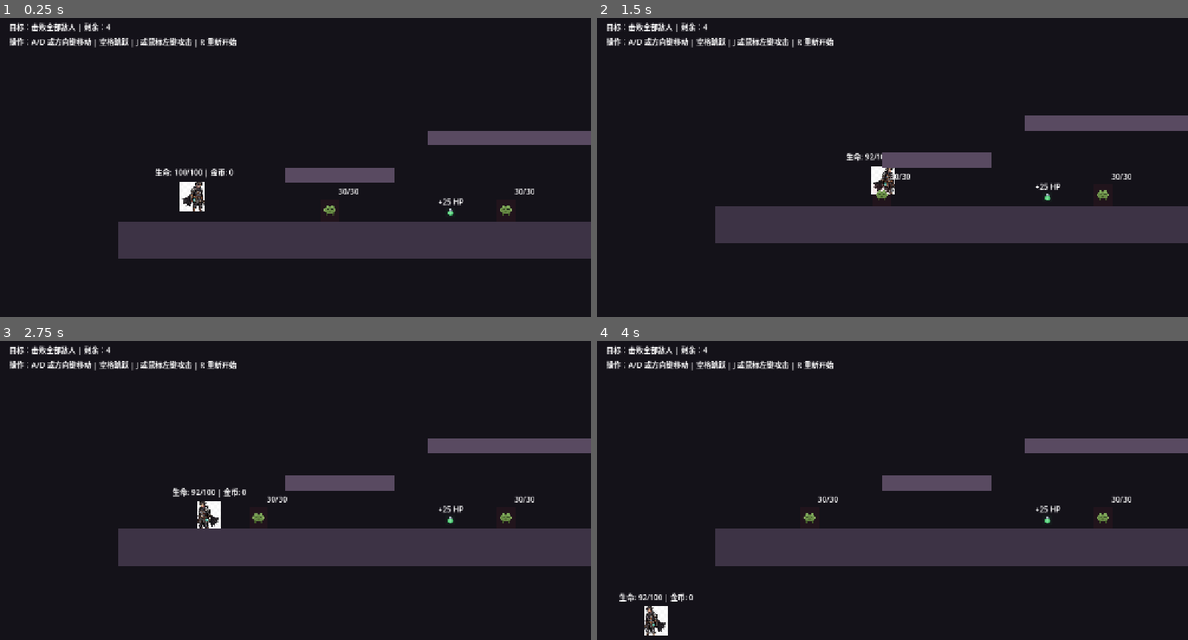
Above: before the commit, frames 1-4 (two rows, left to right).
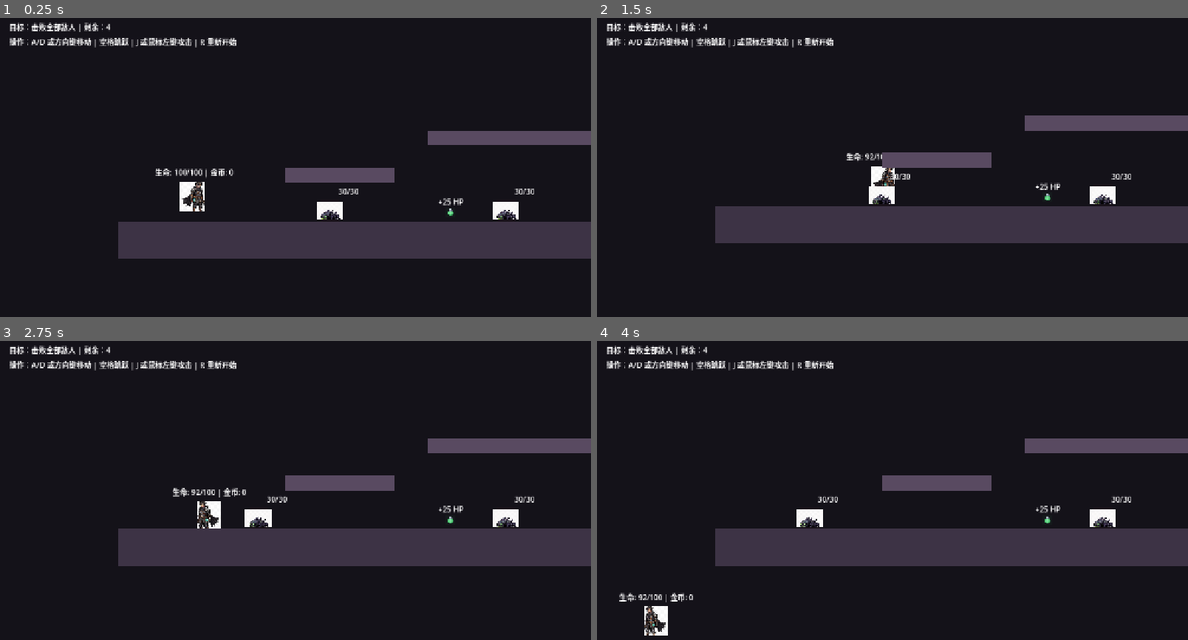
Above: after the commit, the same moments.

Repository: 98longq/relicbound
Game: Godot game, scene res://scenes/levels/test_level.tscn
Two runs of this game, one before a commit and one after it. Both use one fixed random seed, a clock stepped at 60 frames per second and the inputs below.
Inputs (mouse positions are in pixels of both pictures, inside the frame that each line leads up to):
- Up to frame 1 (0.25 s): no input
- Up to frame 2 (1.5 s): tap Enter (ui_accept) at 0.5, 0.77 s; move the mouse to (862, 245) at 0.52 s; hold R 0.53-1.28 s; hold Right (ui_right) from 0.53 s (still down); click (862, 245) at 0.67 s; move the mouse to (1069, 227) at 1.27 s; tap Space at 1.35 s
- Up to frame 3 (2.75 s): tap Enter (ui_accept) at 1.52 s; move the mouse to (118, 451) at 2.02 s; release Right (ui_right) at 2.03 s; hold Left (ui_left) from 2.03 s (still down); hold J from 2.03 s (still down)
- Up to frame 4 (4 s): keep holding Left (ui_left); move the mouse to (922, 502) at 2.77 s; release J at 2.78 s; tap R at 2.85 s; click (922, 502) at 2.92 s; tap Enter (ui_accept) at 3.02, 3.77 s; move the mouse to (803, 418) at 3.52 s; hold Space from 3.53 s (still down)

The runs differ from the first frame. In frame 1, 0.5% of the frame differs, in the area x 53-88%, y 61-68%; in frame 2, 0.5%; in frame 3, 0.5%, in the area x 41-88%, y 56-63%; in frame 4, 0.5%.

Commit message:
Use uploaded enemy sheet art for common enemy

Diff:
--- a/scenes/enemies/test_enemy.tscn
+++ b/scenes/enemies/test_enemy.tscn
@@ -1,8 +1,12 @@
-[gd_scene load_steps=5 format=3]
+[gd_scene load_steps=6 format=3]
 
 [ext_resource type="Script" path="res://scripts/enemies/enemy_base.gd" id="1_enemy_base"]
 [ext_resource type="PackedScene" path="res://scenes/items/pickup_gold.tscn" id="2_pickup_gold"]
-[ext_resource type="Texture2D" path="res://assets/art/enemies/slime_enemy.svg" id="3_enemy_art"]
+[ext_resource type="Texture2D" path="res://assets/generated/enemy_sheet.png" id="3_enemy_sheet"]
+
+[sub_resource type="AtlasTexture" id="AtlasTexture_crawler_idle"]
+atlas = ExtResource("3_enemy_sheet")
+region = Rect2(44, 102, 136, 92)
 
 [sub_resource type="RectangleShape2D" id="RectangleShape2D_enemy"]
 size = Vector2(40, 48)
@@ -21,12 +25,12 @@
 offset_top = -48.0
 offset_right = 20.0
 offset_bottom = 0.0
-color = Color(0.7, 0.18, 0.22, 0.08)
+color = Color(0.7, 0.18, 0.22, 0.03)
 
 [node name="Art" type="Sprite2D" parent="Visual"]
-position = Vector2(20, 24)
-scale = Vector2(0.6, 0.6)
-texture = ExtResource("3_enemy_art")
+position = Vector2(20, 25)
+scale = Vector2(0.42, 0.42)
+texture = SubResource("AtlasTexture_crawler_idle")
 
 [node name="CollisionShape2D" type="CollisionShape2D" parent="."]
 position = Vector2(0, -24)
